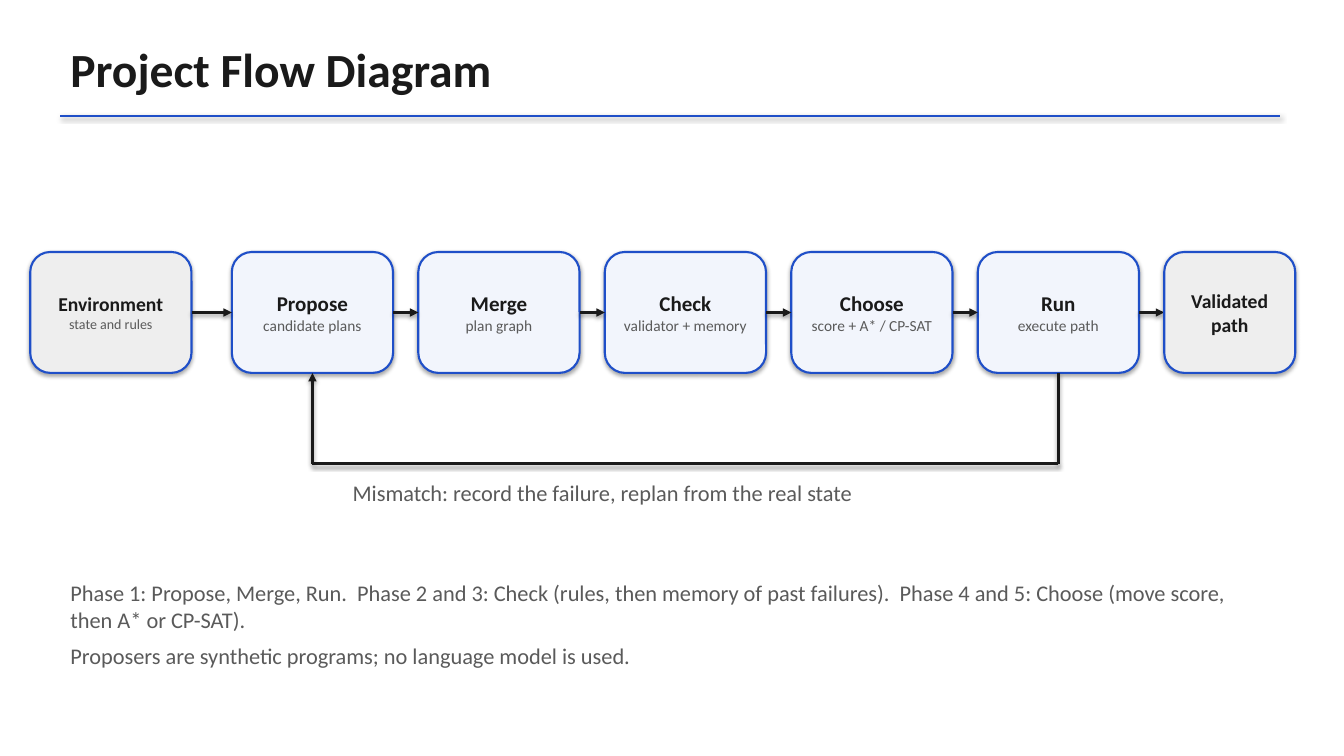
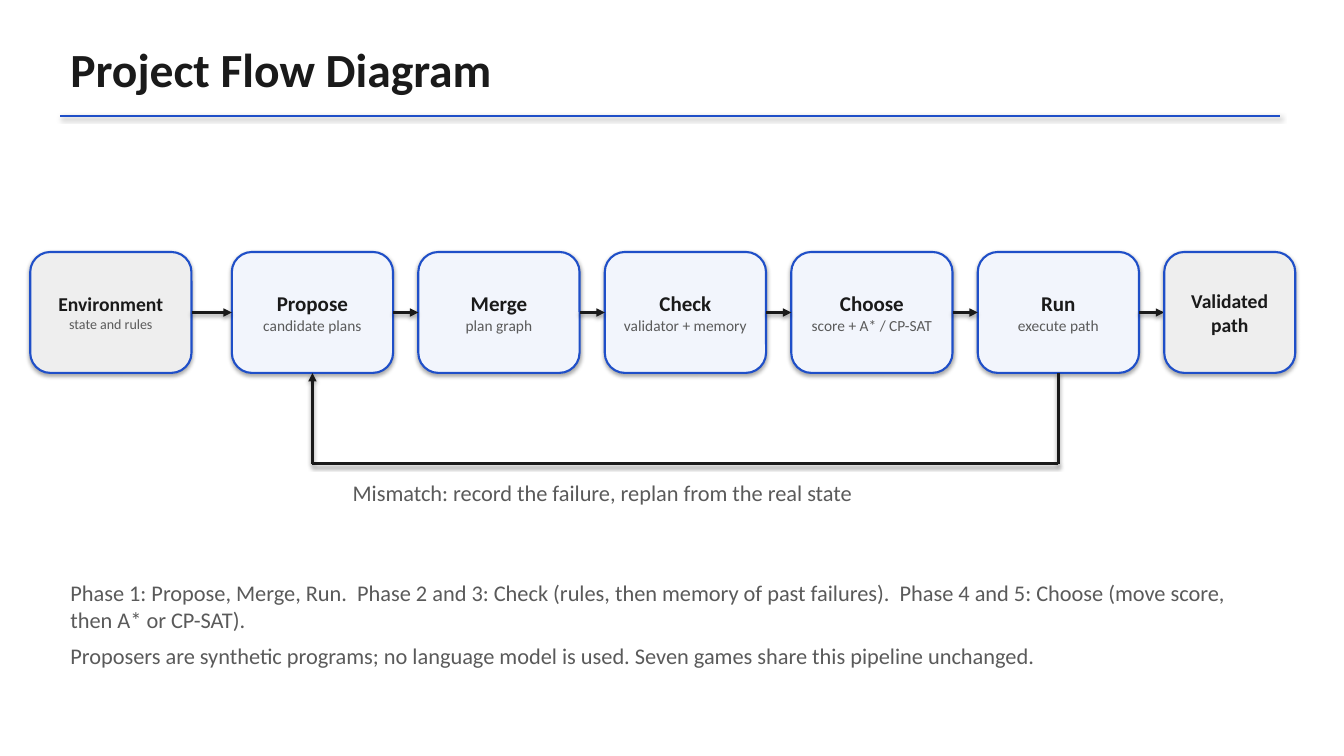
Before and after one commit to Harsh-v69/MachineLearningCP, a slide deck: slide 6 of docs/CP_Project_Review.pptx. Drawn at 1344x756 pixels with LibreOffice and Linux fonts; fonts in the diff are those of the drawing. Boxes give left, top, right and bottom in pixels: in the first picture for what was removed or moved away, otherwise in the second. Text is boxed around its words. In the diff, an @@ line names an element or a change of style, - is before the commit and + after.

```diff
--- a/docs/CP_Project_Review.pptx
+++ b/docs/CP_Project_Review.pptx
@@ text at bbox=[70, 648, 1034, 668]: text changed @@
-Proposers are synthetic programs; no language model is used.
+Proposers are synthetic programs; no language model is used. Seven games share this pipeline unchanged.
```
Also in this commit, not shown: 2 other slides changed, 2 slides added, 3 other files.
